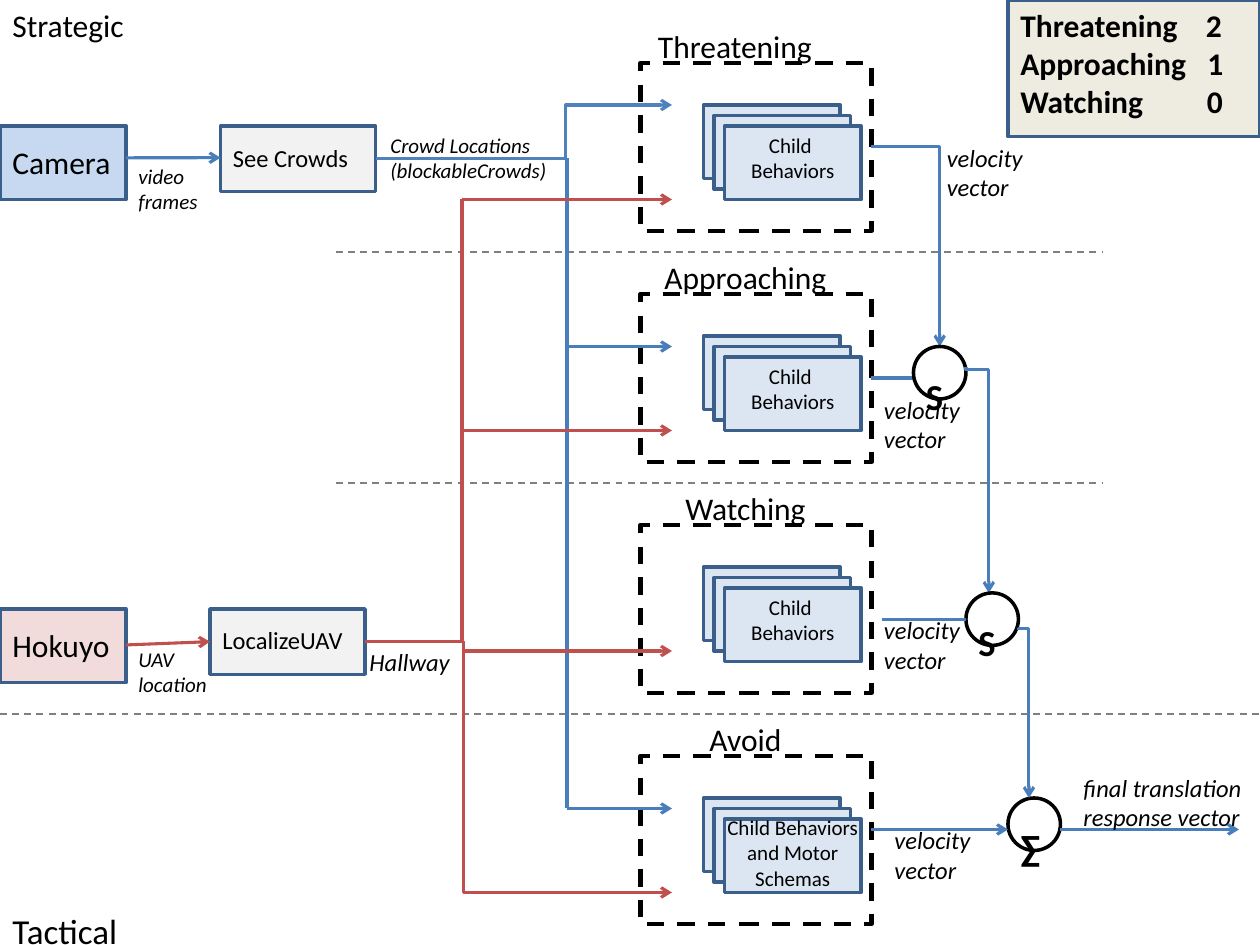
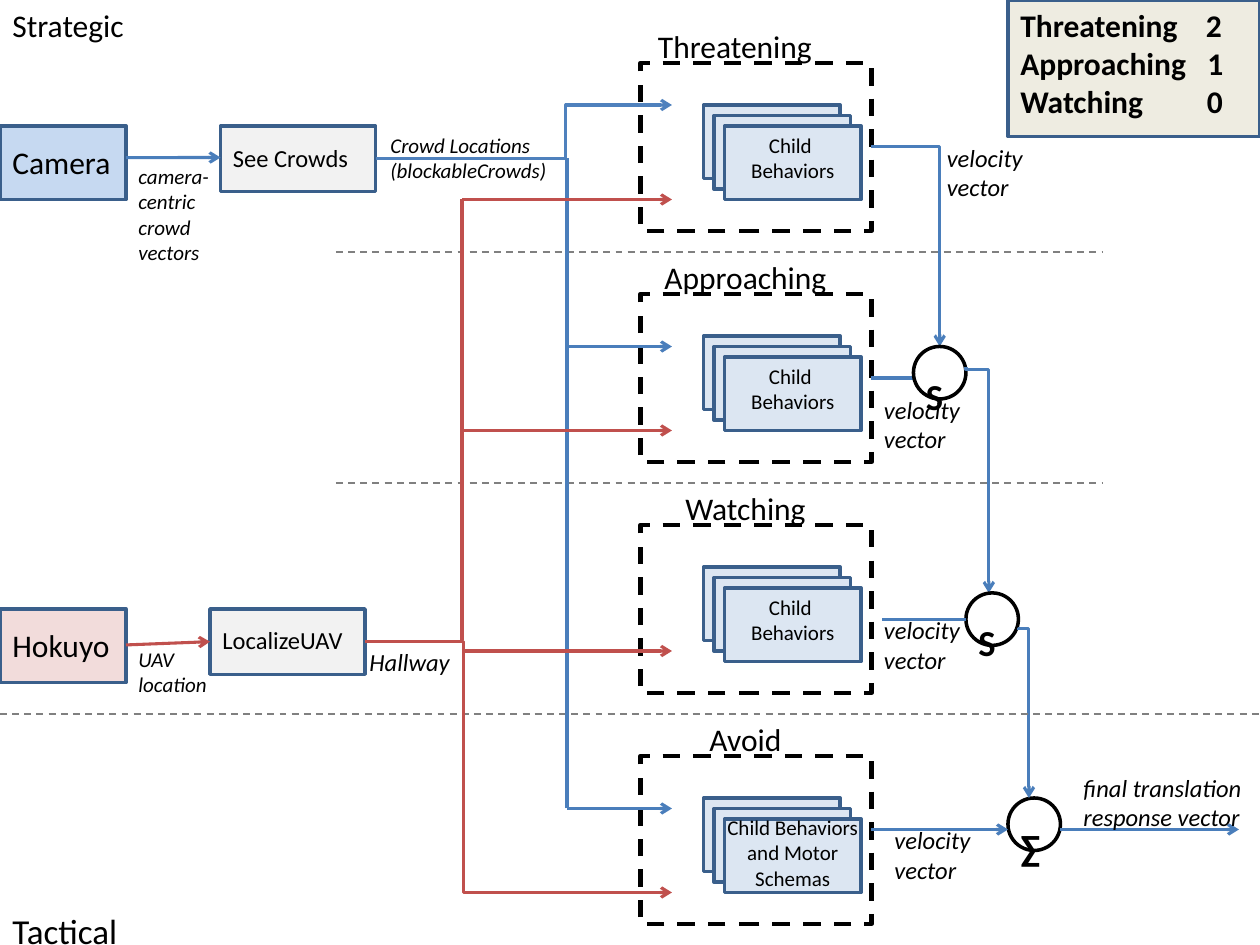
Before and after one commit to ewilcox/Unity_UAV, a slide deck: slide 1 of UAVbehavior/TRM/Diagrams/Overall behavior subsumption.pptx. Drawn at 1260x945 pixels with LibreOffice and Linux fonts; fonts in the diff are those of the drawing. Boxes give left, top, right and bottom in pixels: in the first picture for what was removed or moved away, otherwise in the second. Text is boxed around its words. In the diff, an @@ line names an element or a change of style, - is before the commit and + after.

Commit message:
changed camera output label

```diff
--- a/UAVbehavior/TRM/Diagrams/Overall behavior subsumption.pptx
+++ b/UAVbehavior/TRM/Diagrams/Overall behavior subsumption.pptx
@@ text at (138, 174, 208, 260): text changed @@
-video frames
+camera-centric crowd vectors
```
